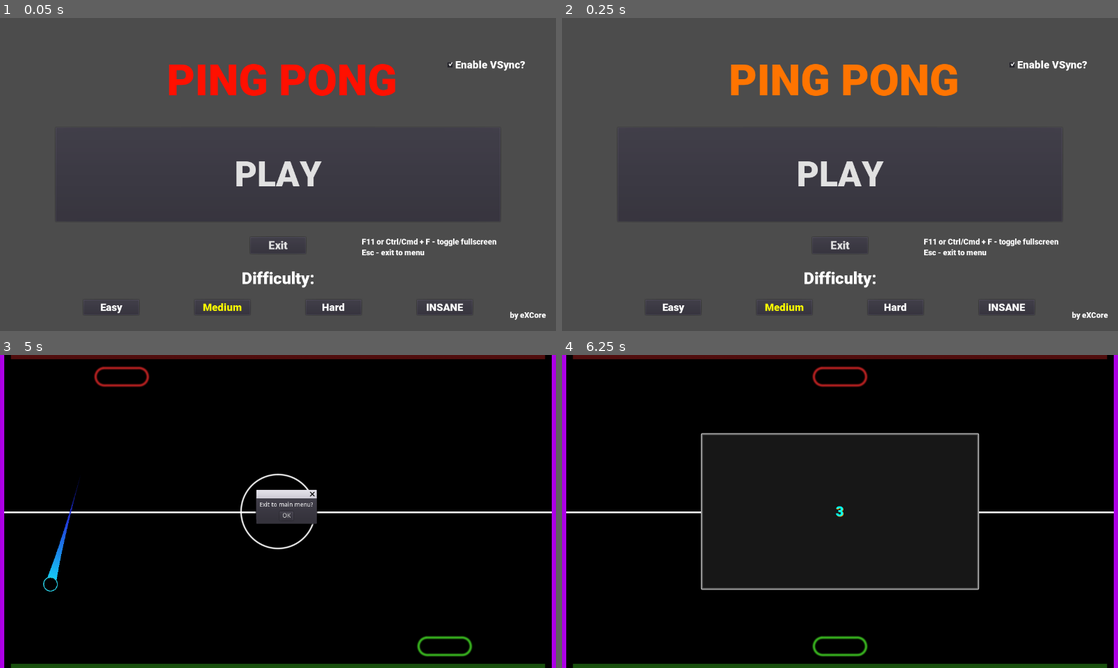
Above: before the commit, frames 1-4 (two rows, left to right).
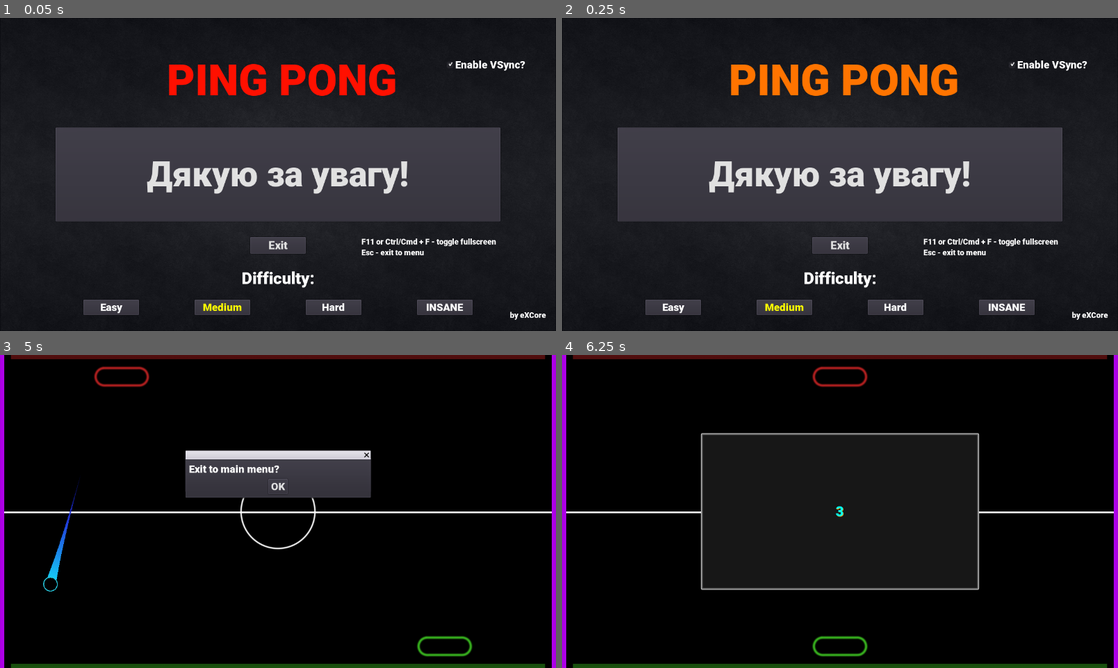
Above: after the commit, the same moments.

Repository: eXCoreX/PingPong
Game: Godot game, scene res://Menu.tscn
Same seed, same stepped clock (60 frames per second), same inputs: the game is played once before the commit and once after it.
Inputs (mouse positions are in pixels of both pictures, inside the frame that each line leads up to):
- Up to frame 1 (0.05 s): no input
- Up to frame 2 (0.25 s): no input
- Up to frame 3 (5 s): click "PLAY" (after the commit: "Дякую за увагу!") at 0.5 s; tap Enter at 1.25 s; move the mouse to (400, 495) at 1.27 s; click (400, 495) at 1.42 s; move the mouse to (166, 527) at 2.02 s; click (166, 527) at 2.17 s; move the mouse to (333, 442) at 2.77 s; click (333, 442) at 2.92 s; move the mouse to (250, 574) at 3.52 s; click (250, 574) at 3.67 s; move the mouse to (444, 558) at 4.27 s; click (444, 558) at 4.42 s; tap Escape (ui_cancel) at 4.9 s
- Up to frame 4 (6.25 s): click "OK" at 5 s; click "PLAY" (after the commit: "Дякую за увагу!") at 5.75 s

The runs differ from the first frame. In frame 1, 73% of the frame differs, in the area x 0-100%, y 0-100%; in frame 2, 73%; in frame 3, 5.9%; in frame 4, nothing differs.

Commit message:
Keynote, better menu background, better exit

Diff:
--- a/Main.gd
+++ b/Main.gd
@@ -17,10 +17,20 @@
 		call_deferred("toggle_fullscreen")
 	elif Input.is_action_just_pressed("ui_cancel"):
 		var popup = AcceptDialog.new()
+		var fontData = DynamicFontData.new()
+		fontData.font_path = "res://Fonts/Roboto-Black.ttf"
+		var font = DynamicFont.new()
+		font.font_data = fontData
+		font.size = 24 * GlobalVars.currentResolution.x / 1280
+		var theme = Theme.new()
+		theme.default_font = font
+		popup.theme = theme
+
 		popup.dialog_text = "Exit to main menu?"
 		popup.window_title = ""
 		add_child(popup)
-		popup.rect_position = GlobalVars.currentResolution / 2 - Vector2(50, 30)
+		popup.rect_size.x = GlobalVars.currentResolution.x / 3
+		popup.rect_position = GlobalVars.currentResolution / 3
 		popup.show()
 		popup.connect("confirmed", self, "_on_exit_confirm")
 
--- a/Main.tscn
+++ b/Main.tscn
@@ -50,6 +50,12 @@
 [sub_resource type="DynamicFont" id=8]
 size = 32
 font_data = ExtResource( 8 )
+
+[sub_resource type="DynamicFont" id=10]
+font_data = ExtResource( 8 )
+
+[sub_resource type="Theme" id=9]
+default_font = SubResource( 10 )
 
 [node name="RootNode" type="Node2D"]
 script = ExtResource( 6 )
@@ -175,3 +181,8 @@
 scale = Vector2( 0.42, 0.42 )
 z_index = -5
 texture = ExtResource( 13 )
+
+[node name="AcceptDialog" type="AcceptDialog" parent="."]
+margin_right = 83.0
+margin_bottom = 58.0
+theme = SubResource( 9 )
--- a/Menu.tscn
+++ b/Menu.tscn
@@ -7,6 +7,11 @@
 [ext_resource path="res://Menu.gd" type="Script" id=5]
 [ext_resource path="res://ButtonExit.gd" type="Script" id=6]
 [ext_resource path="res://CheckBoxVSync.gd" type="Script" id=7]
+[ext_resource path="res://Sprites/menu_background.jpg" type="Texture" id=8]
+
+[sub_resource type="StyleBoxTexture" id=8]
+texture = ExtResource( 8 )
+region_rect = Rect2( 0, 0, 1920, 1200 )
 
 [sub_resource type="DynamicFont" id=1]
 size = 80
@@ -41,6 +46,14 @@
 anchor_bottom = 1.0
 rect_min_size = Vector2( 800, 600 )
 script = ExtResource( 5 )
+__meta__ = {
+"_edit_use_anchors_": false
+}
+
+[node name="Panel" type="Panel" parent="."]
+anchor_right = 1.0
+anchor_bottom = 1.0
+custom_styles/panel = SubResource( 8 )
 __meta__ = {
 "_edit_use_anchors_": false
 }
@@ -51,7 +64,7 @@
 anchor_right = 0.9
 anchor_bottom = 0.65
 custom_fonts/font = SubResource( 1 )
-text = "PLAY"
+text = "Дякую за увагу!"
 script = ExtResource( 2 )
 __meta__ = {
 "_edit_use_anchors_": false
@@ -74,7 +87,6 @@
 anchor_top = 0.9
 anchor_right = 0.25
 anchor_bottom = 0.949
-margin_bottom = -35.28
 custom_fonts/font = SubResource( 3 )
 text = "Easy"
 script = ExtResource( 3 )
@@ -87,7 +99,6 @@
 anchor_top = 0.9
 anchor_right = 0.45
 anchor_bottom = 0.949
-margin_bottom = -35.28
 custom_fonts/font = SubResource( 3 )
 text = "Medium"
 script = ExtResource( 3 )
@@ -97,8 +108,6 @@
 anchor_top = 0.9
 anchor_right = 0.65
 anchor_bottom = 0.949
-margin_right = -0.00012207
-margin_bottom = -35.28
 custom_fonts/font = SubResource( 3 )
 text = "Hard"
 script = ExtResource( 3 )
@@ -111,7 +120,6 @@
 anchor_top = 0.9
 anchor_right = 0.85
 anchor_bottom = 0.949
-margin_bottom = -35.28
 custom_fonts/font = SubResource( 3 )
 text = "INSANE"
 script = ExtResource( 3 )
@@ -124,7 +132,6 @@
 anchor_top = 0.8
 anchor_right = 0.6
 anchor_bottom = 0.864
-margin_bottom = -46.08
 custom_fonts/font = SubResource( 4 )
 text = "Difficulty:"
 align = 1
@@ -153,8 +160,6 @@
 anchor_top = 0.7
 anchor_right = 0.9
 anchor_bottom = 0.8
-margin_left = 1.22778
-margin_right = 1.22778
 custom_fonts/font = SubResource( 6 )
 text = "F11 or Ctrl/Cmd + F - toggle fullscreen
 Esc - exit to menu"
Not shown: 1 places in Main.tscn that only renumber resources
Not shown: 1 places in Menu.tscn that only renumber resources
Binary file added: Screenshots/game_1.jpg
Not shown, added: Screenshots/game_1.jpg.import
Binary file added: Screenshots/game_2.jpg
Not shown, added: Screenshots/game_2.jpg.import
Binary file added: Screenshots/game_3.jpg
Not shown, added: Screenshots/game_3.jpg.import
Binary file added: Screenshots/game_4.jpg
Not shown, added: Screenshots/game_4.jpg.import
Binary file added: Screenshots/game_5.jpg
Not shown, added: Screenshots/game_5.jpg.import
(and 10 more such lines)
